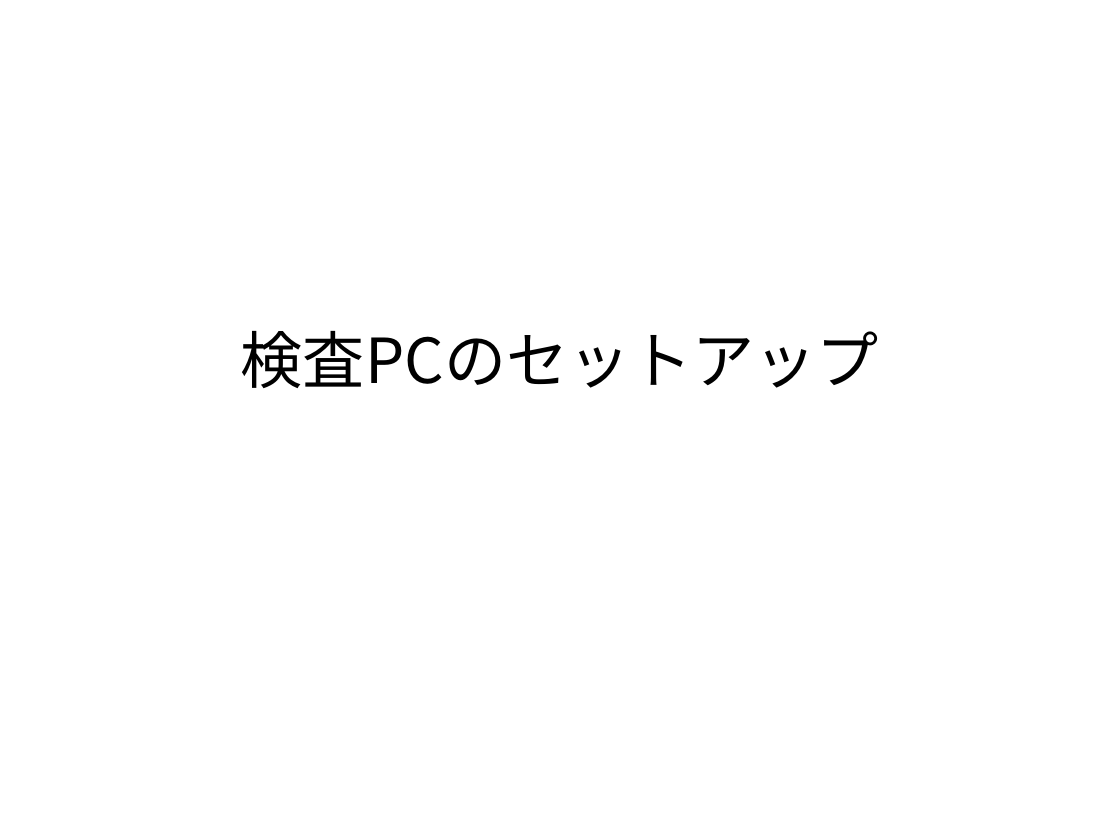
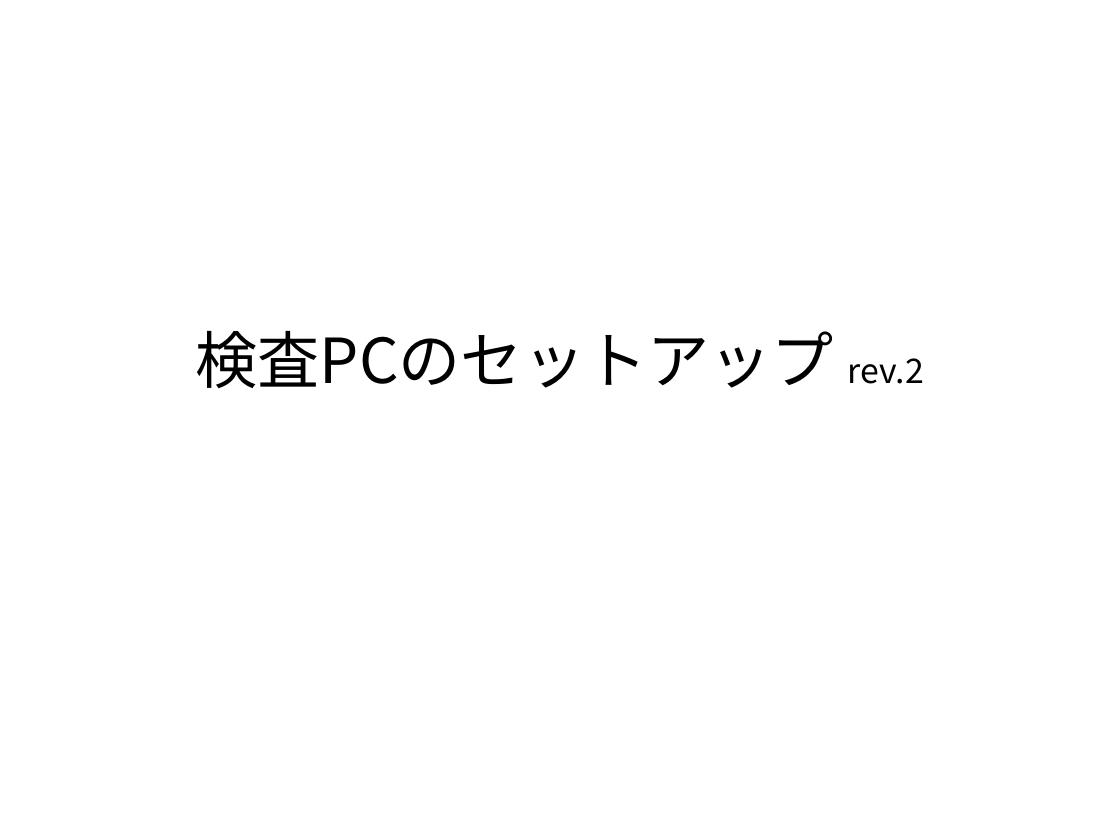
Before and after one commit to frsw3nr/gradle-server-acceptance, a slide deck: slide 3 of docs/jp/tutorial_test_pc.pptx. Drawn at 1120x840 pixels with LibreOffice and Linux fonts; fonts in the diff are those of the drawing. Boxes give left, top, right and bottom in pixels: in the first picture for what was removed or moved away, otherwise in the second. Text is boxed around its words. In the diff, an @@ line names an element or a change of style, - is before the commit and + after.

```diff
--- a/docs/jp/tutorial_test_pc.pptx
+++ b/docs/jp/tutorial_test_pc.pptx
@@ text at (x1=196, y1=331, x2=924, y2=388): text changed @@
-検査PCのセットアップ
+検査PCのセットアップ rev.2
```
Also in this commit, not shown: 2 other slides changed, 5 slides added, 2 other files.
